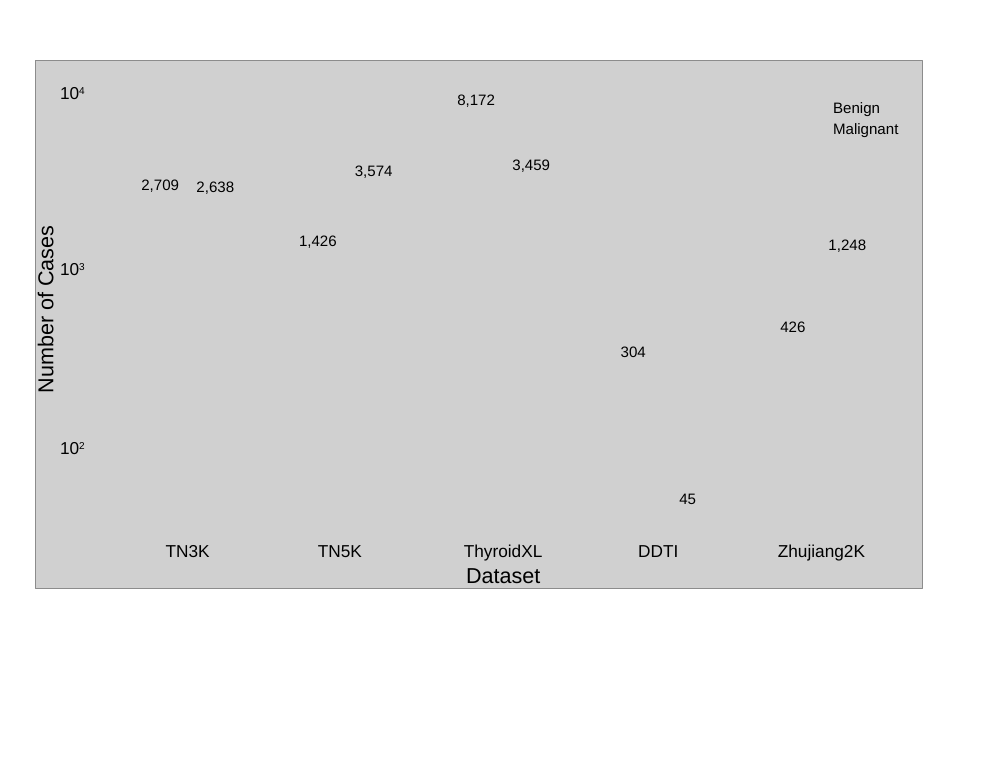
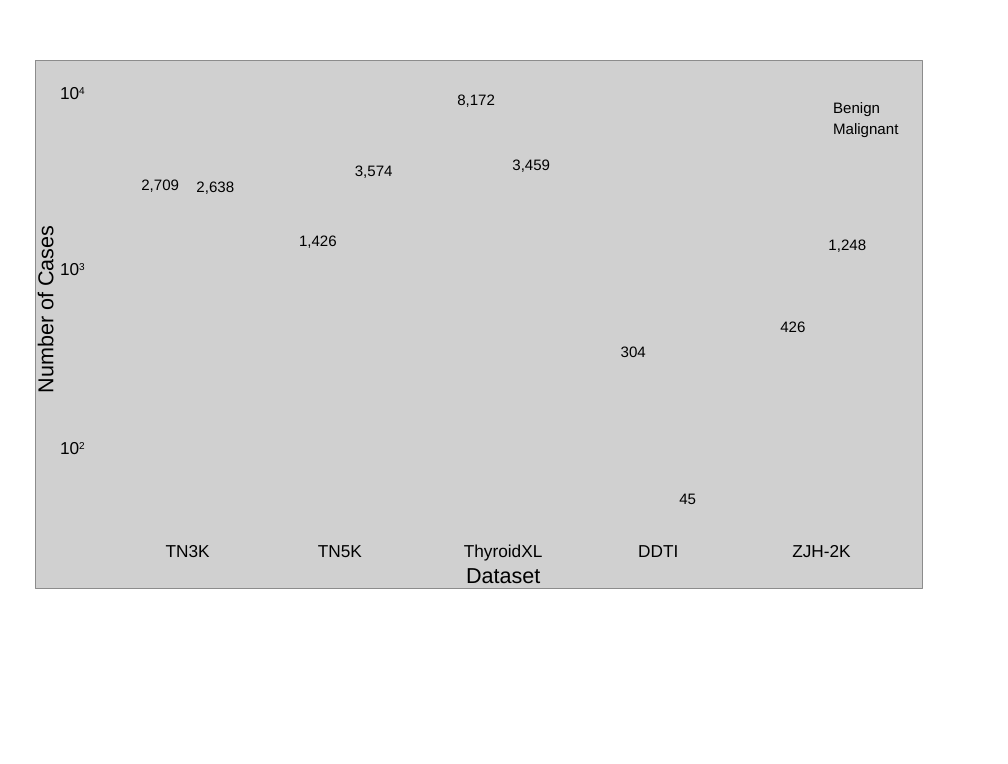
Before and after one commit to ordinary7Zz/my_plot_images, a slide deck: slide 2 of pptx/data_statistics.pptx. Drawn at 1008x764 pixels with LibreOffice and Linux fonts; fonts in the diff are those of the drawing; grey boxes stand for pictures. Boxes give left, top, right and bottom in pixels: in the first picture for what was removed or moved away, otherwise in the second. Text is boxed around its words. In the diff, an @@ line names an element or a change of style, - is before the commit and + after.

```diff
--- a/pptx/data_statistics.pptx
+++ b/pptx/data_statistics.pptx
@@ text at (792,545,850,557): text changed @@
-Zhujiang2K
+ZJH-2K
```
Also in this commit, not shown: 1 other slide changed, 16 other files.
